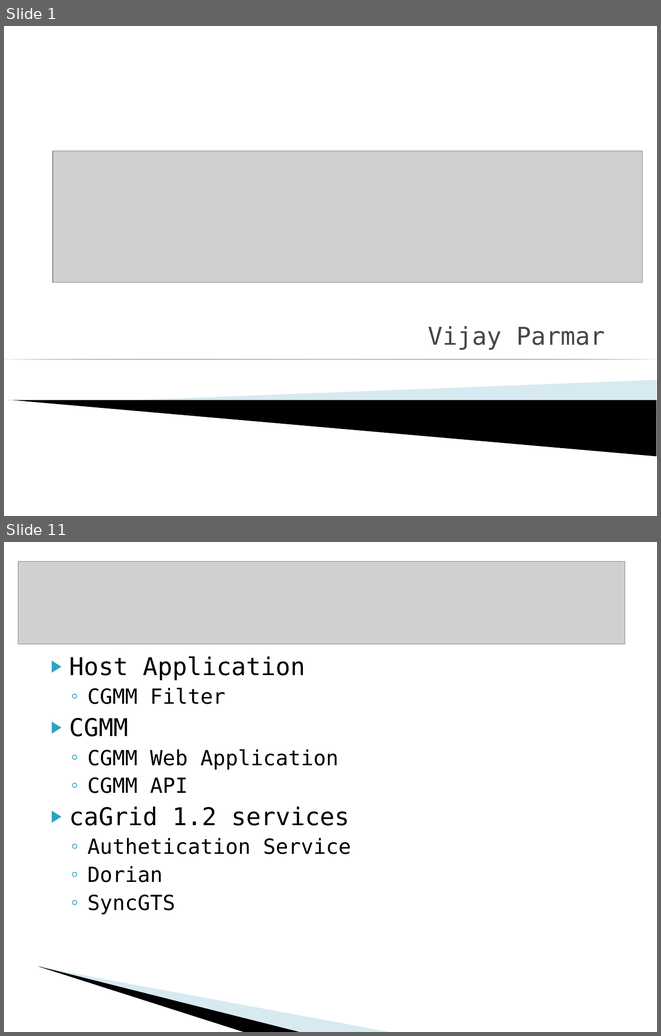
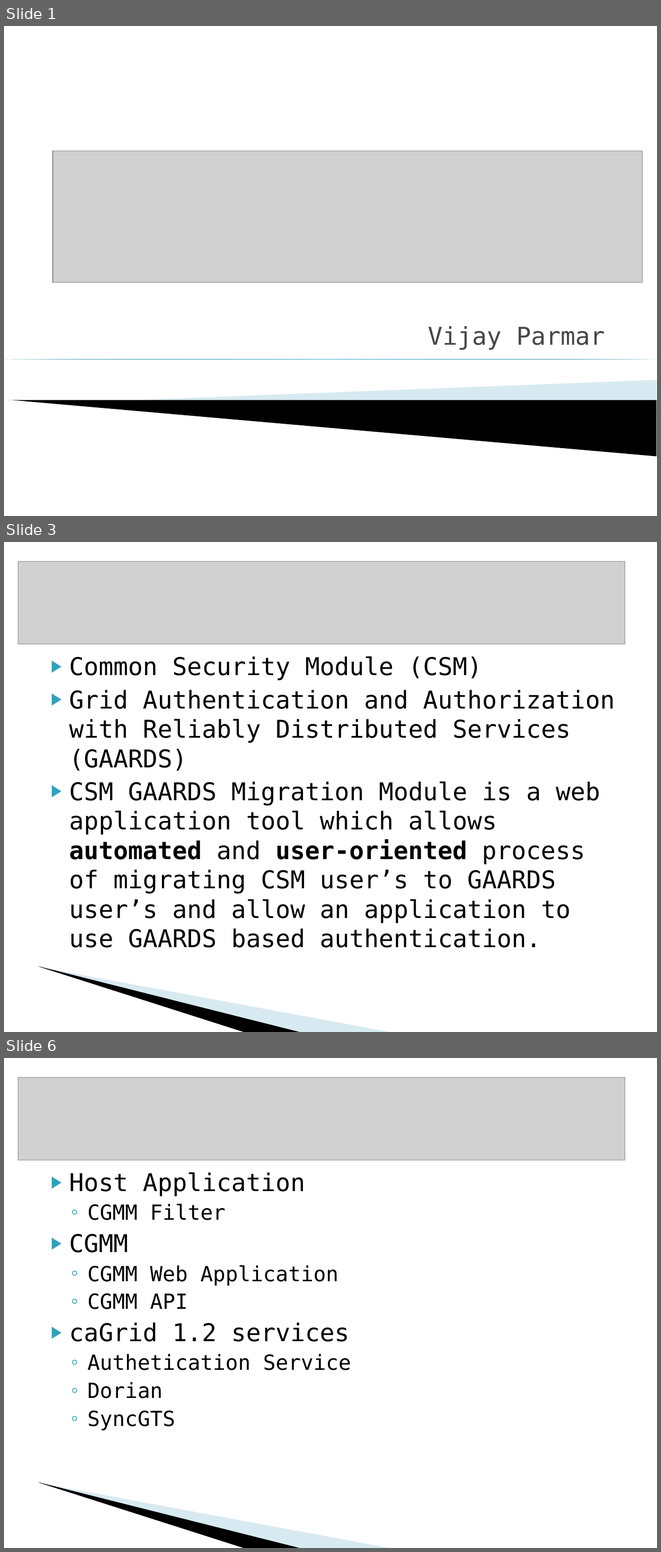
Before and after one commit to CBIIT/common-security-module-docs, a slide deck: CSM v4.1/Development/Design/CSM GAARDS Migration Module Presentation caGrid Users List 10-18-2008.ppt. Shown one above the other, each under a label of ours: slides 1 and 11 before the commit, slides 1, 3 and 6 after it; the slides between them are not shown. The pictures are 661x1036 and 661x1552 pixels, drawn with LibreOffice and Linux fonts; fonts in the diff are those of the drawing; grey boxes stand for pictures; background and template pictures are left out. Boxes give left, top, right and bottom in pixels: in the first picture for what was removed or moved away, otherwise in the second. Text is boxed around its words. In the diff, an @@ line names an element or a change of style, - is before the commit and + after.

```diff
--- a/CSM v4.1/Development/Design/CSM GAARDS Migration Module Presentation caGrid Users List 10-18-2008.ppt
+++ b/CSM v4.1/Development/Design/CSM GAARDS Migration Module Presentation caGrid Users List 10-18-2008.ppt
@@ slide 3 added at (4,542,657,1032), background #FFFFFF; not listed: 2 template elements that a slide beside it also shows @@
@@ picture added at (18,561,624,644) @@
@@ text added at (69,656,615,947), 27 pt, text #000000 @@
+▶ Common Security Module (CSM)
+▶ Grid Authentication and Authorization with Reliably Distributed Services (GAARDS)
+▶ CSM GAARDS Migration Module is a web application tool which allows automated and user-oriented process of migrating CSM user’s to GAARDS user’s and allow an application to use GAARDS based authentication.
@@ what was slide 11 is now slide 6 @@
```
Also in this commit, not shown: 6 slides changed, 3 other slides added, 1 slide removed.
